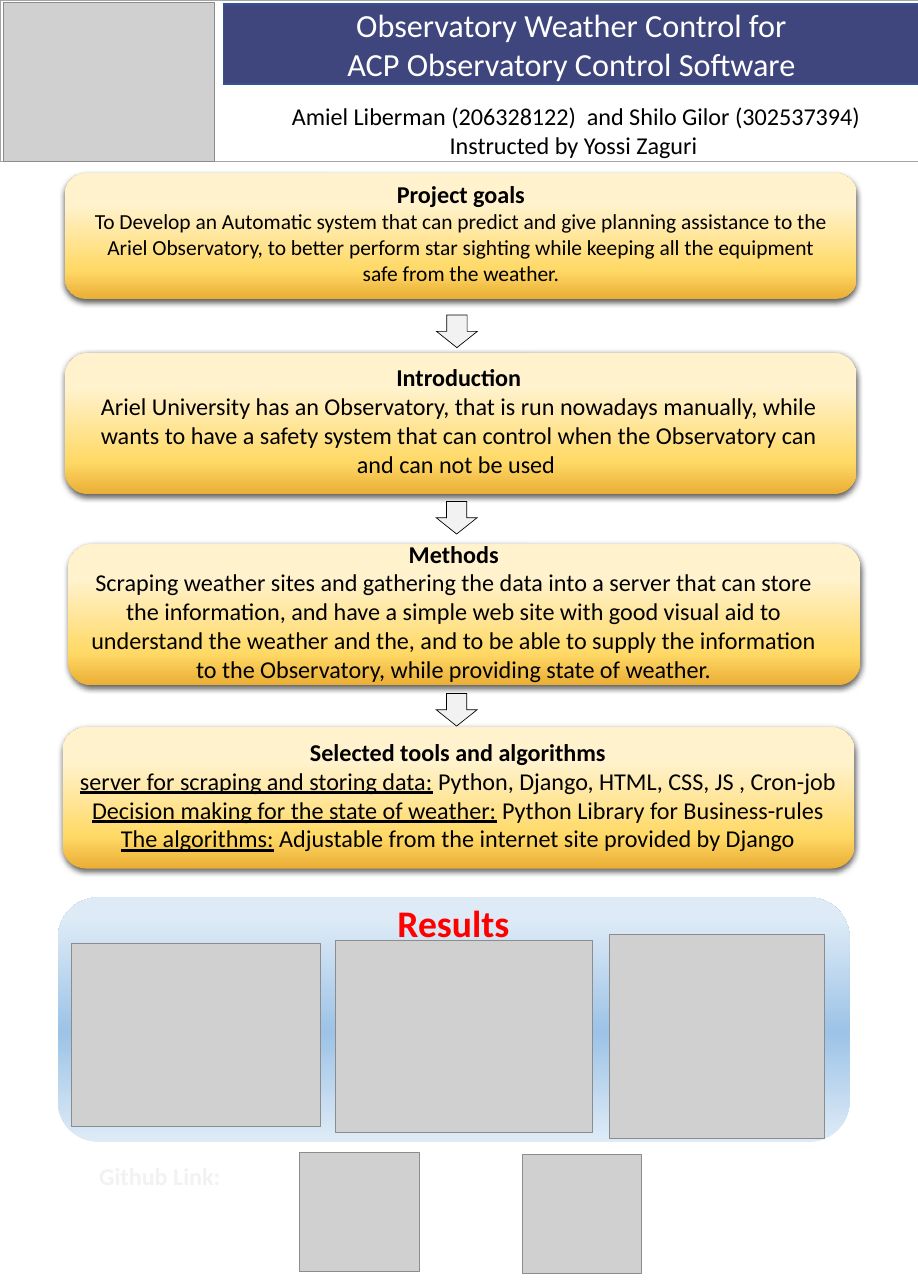
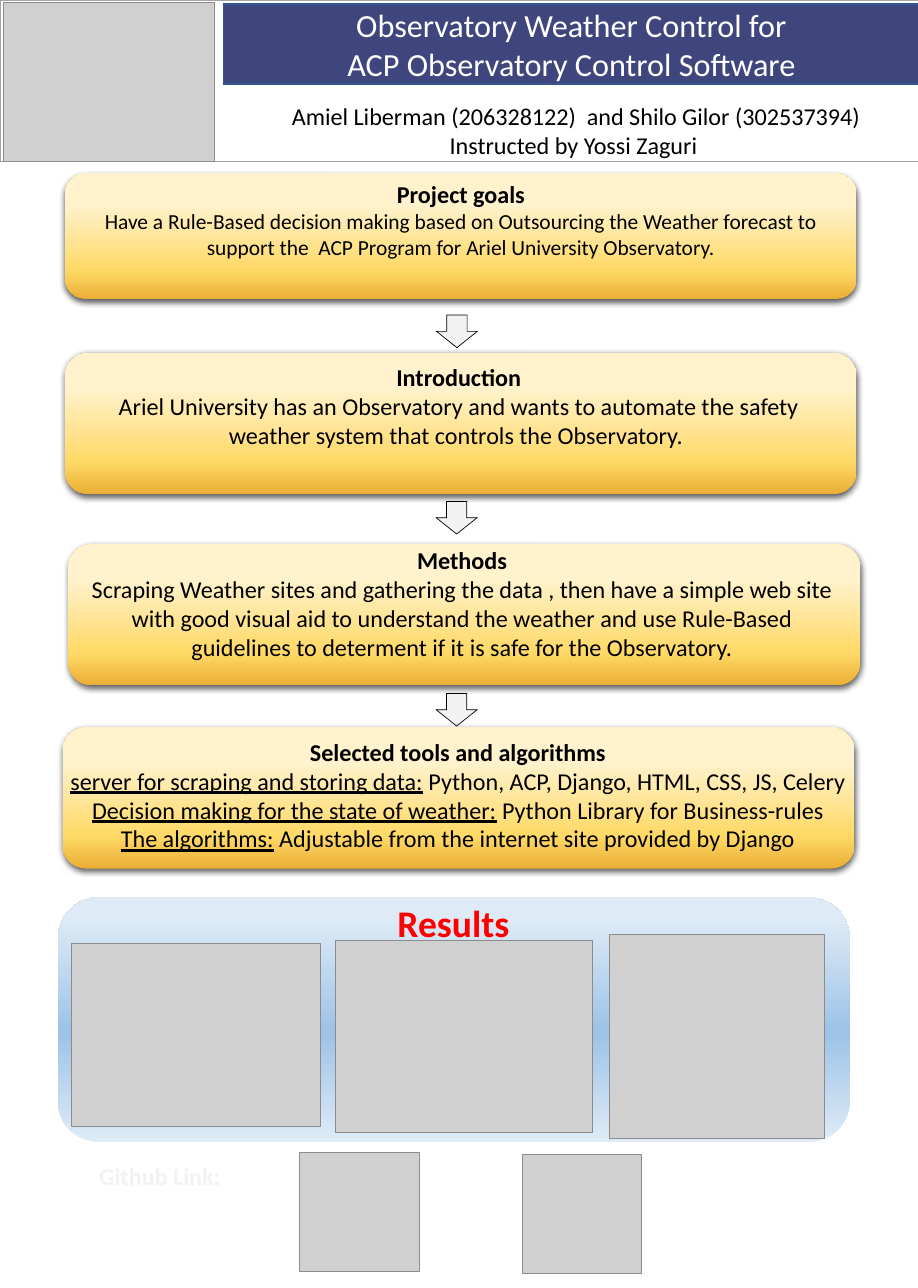
Before and after one commit to shilogilor90work/ariel_observatory, a slide deck: slide 1 of Poster.pptx. Drawn at 918x1288 pixels with LibreOffice and Linux fonts; fonts in the diff are those of the drawing; grey boxes stand for pictures; background and template pictures are left out. Boxes give left, top, right and bottom in pixels: in the first picture for what was removed or moved away, otherwise in the second. Text is boxed around its words. In the diff, an @@ line names an element or a change of style, - is before the commit and + after.

Commit message:
fixed poster

```diff
--- a/Poster.pptx
+++ b/Poster.pptx
@@ text at [105, 214, 816, 259]: text changed @@
-To Develop an Automatic system that can predict and give planning assistance to the Ariel Observatory, to better perform star sighting while keeping all the equipment safe from the weather.
+Have a Rule-Based decision making based on Outsourcing the Weather forecast to support the ACP Program for Ariel University Observatory.
@@ text at [119, 398, 798, 448]: text changed @@
-Ariel University has an Observatory, that is run nowadays manually, while wants to have a safety system that can control when the Observatory can and can not be used
+Ariel University has an Observatory and wants to automate the safety weather system that controls the Observatory.
@@ text at [92, 581, 832, 660]: text changed @@
-Scraping weather sites and gathering the data into a server that can store the information, and have a simple web site with good visual aid to understand the weather and the, and to be able to supply the information to the Observatory, while providing state of weather.
+Scraping Weather sites and gathering the data , then have a simple web site with good visual aid to understand the weather and use Rule-Based guidelines to determent if it is safe for the Observatory.
@@ text at [70, 744, 845, 794]: text changed @@
-Selected tools and algorithms
-server for scraping and storing data: Python, Django, HTML, CSS, JS , Cron-job
+Selected tools and algorithms
+server for scraping and storing data: Python, ACP, Django, HTML, CSS, JS, Celery
```
